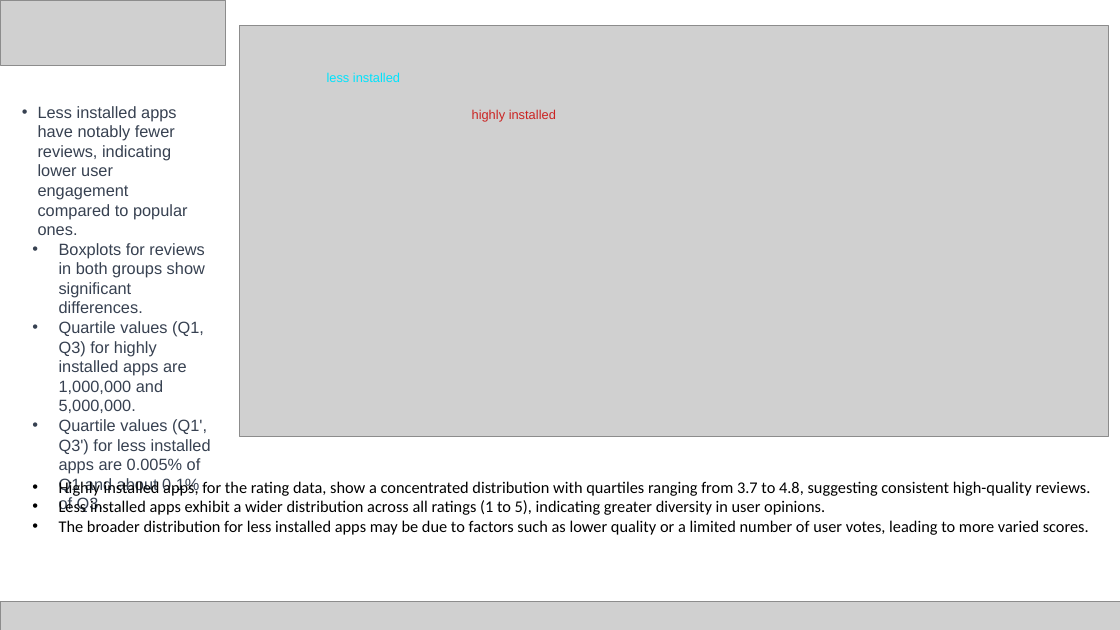
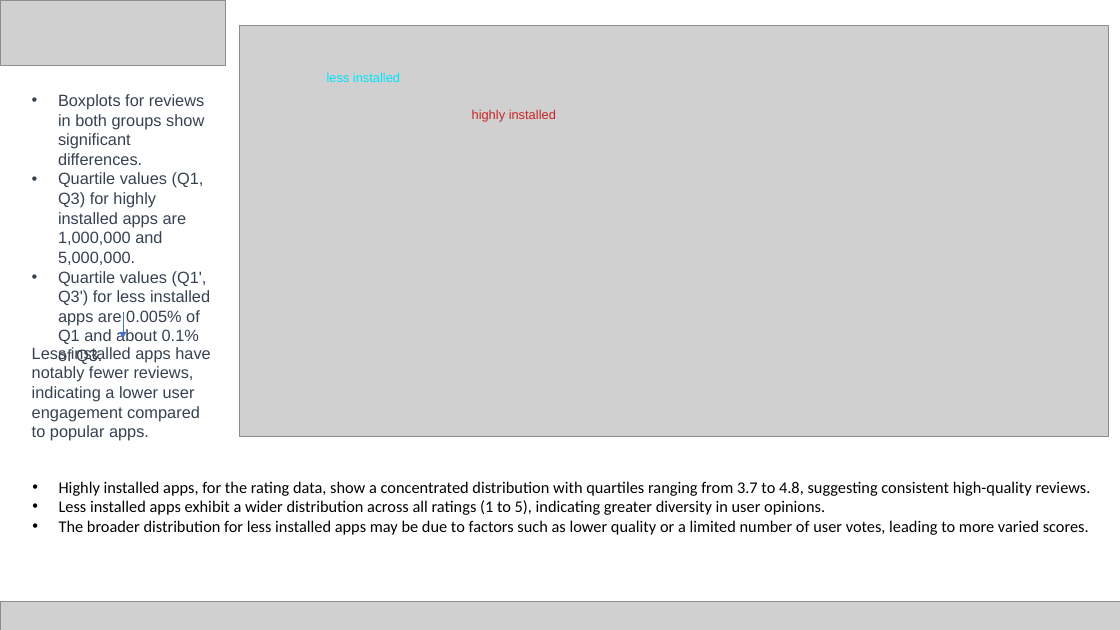
Before and after one commit to Cristian-Fioravanti/Visual-Analytics, a slide deck: slide 19 of Visual Analytics.pptx. Drawn at 1120x630 pixels with LibreOffice and Linux fonts; fonts in the diff are those of the drawing; grey boxes stand for pictures. Boxes give left, top, right and bottom in pixels: in the first picture for what was removed or moved away, otherwise in the second. Text is boxed around its words. In the diff, an @@ line names an element or a change of style, - is before the commit and + after.

Commit message:
pptx

```diff
--- a/Visual Analytics.pptx
+++ b/Visual Analytics.pptx
@@ text "Boxplots for reviews in both ...": place and size @@
-text "Boxplots for reviews in both ..." at [59, 243, 211, 512]
+text "Boxplots for reviews in both ..." at [58, 94, 210, 364]
@@ arrow added from (123, 313) to (123, 339), #4472C4 0.5 pt @@
@@ text at [32, 347, 210, 441]: text changed @@
-• Less installed apps have notably fewer reviews, indicating lower user engagement compared to popular ones.
+Less installed apps have notably fewer reviews, indicating a lower user engagement compared to popular apps.
```
Also in this commit, not shown: 2 other slides changed, 2 slides added.
